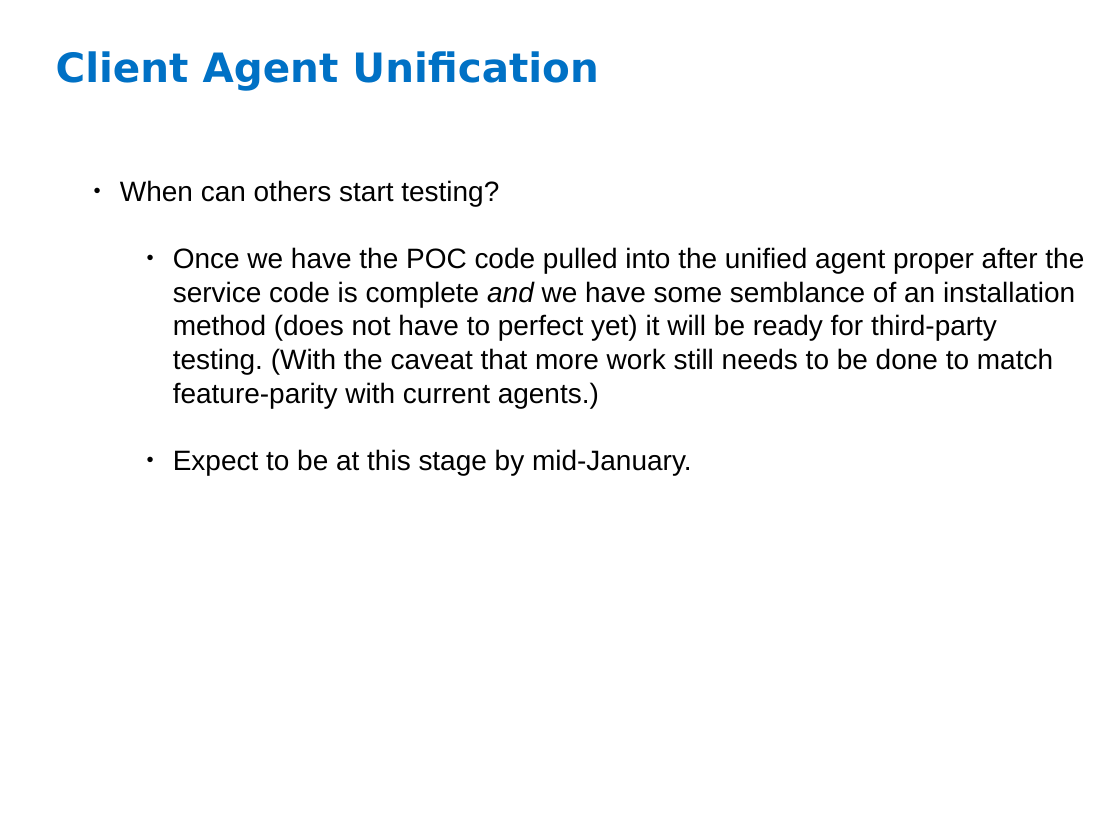
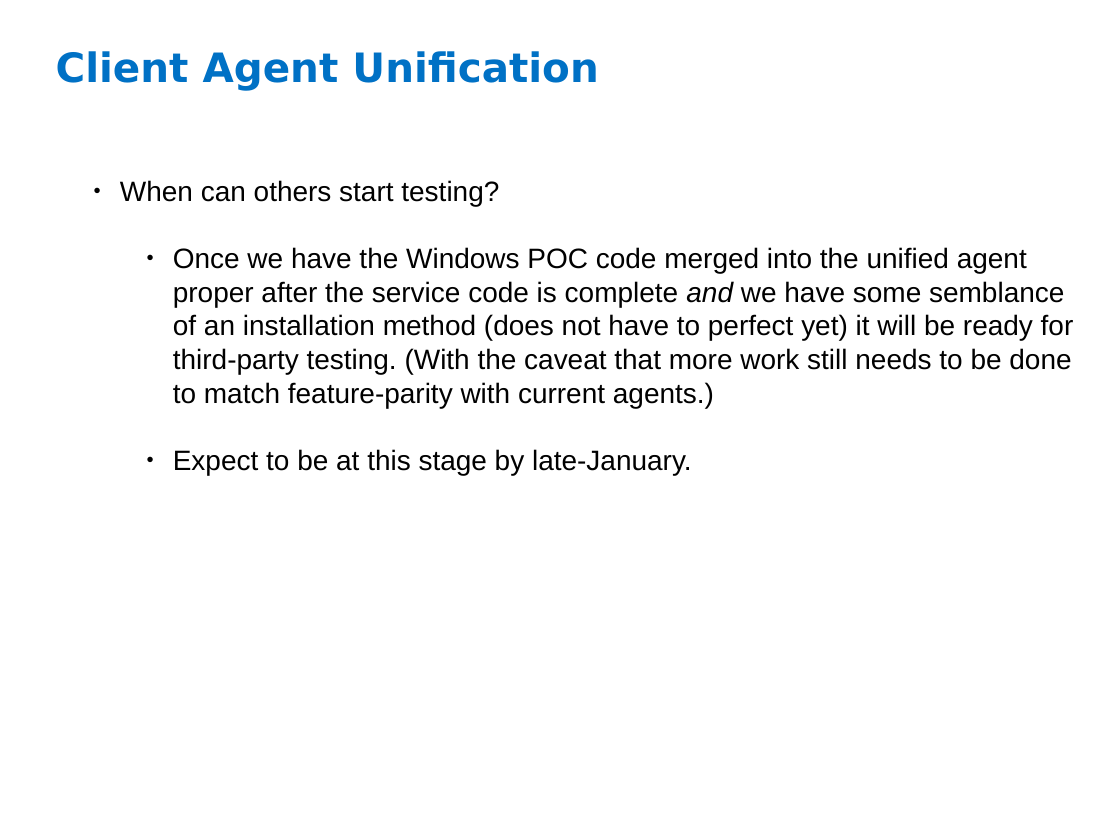
Before and after one commit to criswell/uca-gpl, a slide deck: slide 5 of docs/presentations/2011-11-29-update.odp. Drawn at 1120x840 pixels with LibreOffice and Linux fonts; fonts in the diff are those of the drawing; background and template pictures are left out. Boxes give left, top, right and bottom in pixels: in the first picture for what was removed or moved away, otherwise in the second. Text is boxed around its words. In the diff, an @@ line names an element or a change of style, - is before the commit and + after.

Commit message:
update wording

```diff
--- a/docs/presentations/2011-11-29-update.odp
+++ b/docs/presentations/2011-11-29-update.odp
@@ text at <box>173,247,1074,475</box>: text changed @@
-      ● Once we have the POC code pulled into the unified agent proper after the
-        service code is complete and we have some semblance of an installation
-        method (does not have to perfect yet) it will be ready for third-party
-        testing. (With the caveat that more work still needs to be done to match
-        feature-parity with current agents.)
-      ● Expect to be at this stage by mid-January.
+      ● Once we have the Windows POC code merged into the unified agent
+        proper after the service code is complete and we have some semblance
+        of an installation method (does not have to perfect yet) it will be ready for
+        third-party testing. (With the caveat that more work still needs to be done
+        to match feature-parity with current agents.)
+      ● Expect to be at this stage by late-January.
```
